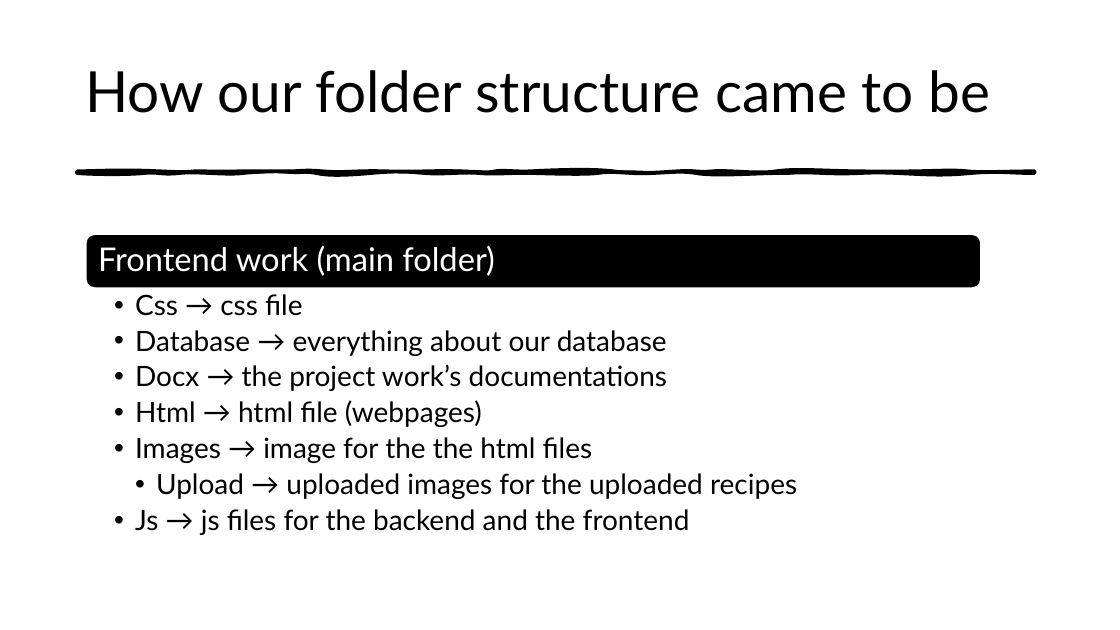
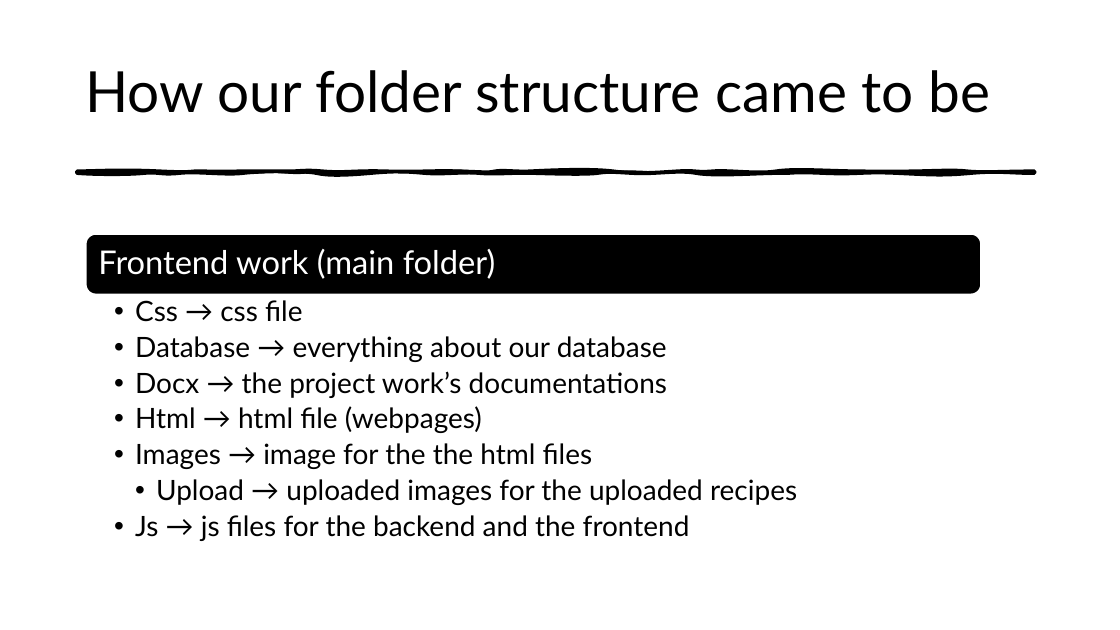
Before and after one commit to AdamHezso/Erettsegi-projekt, a slide deck: slide 7 of tribitrabi.pptx. Drawn at 1120x630 pixels with LibreOffice and Linux fonts; fonts in the diff are those of the drawing. Boxes give left, top, right and bottom in pixels: in the first picture for what was removed or moved away, otherwise in the second. Text is boxed around its words. In the diff, an @@ line names an element or a change of style, - is before the commit and + after.

Commit message:
ppt edit

```diff
--- a/tribitrabi.pptx
+++ b/tribitrabi.pptx
@@ rounded rectangle: place and size @@
-rounded rectangle at (86,234,981,288)
+rounded rectangle at (86,234,981,294)
@@ text "Css → css file" at (135,300,797,541): bullet •• to • @@
```
Also in this commit, not shown: 4 other slides changed.
